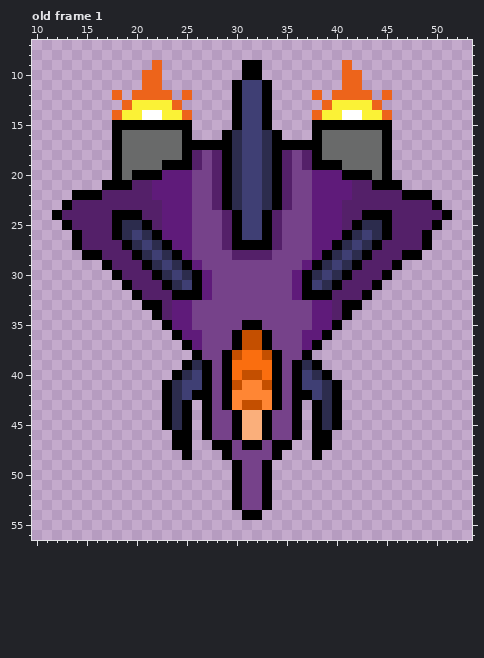
One commit to this pixel-art file: Assets/Sprites/PurpleDiagFighter.aseprite. This is how it looked before the edit.
64x64 pixels, 1 frame. Shown: old frame 1: x 10..53, y 7..56. The commit also changed other frames, which this record leaves out.
Now the later version:
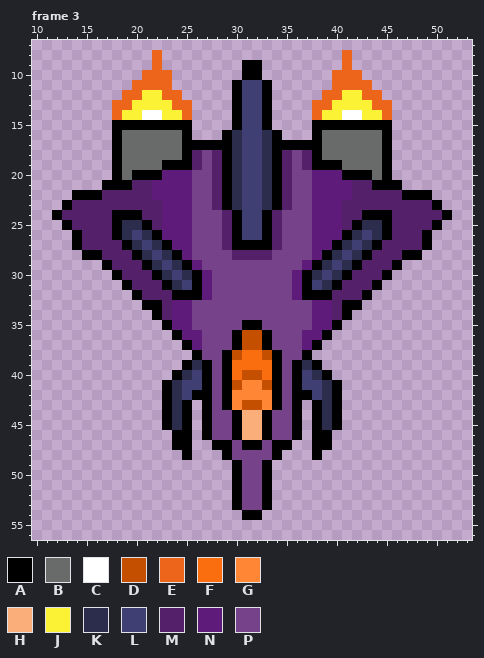
Palette (. is transparent): A #000000  B #696a6a  C #ffffff  D #c44f00  E #ed641b  F #fa6e0f  G #ff8634  H #faaf7b  J #fbf236  K #2c2c4d  L #3f3f74  M #542069  N #5f1b7a  P #76428a
A new or re-ordered frame is compared with the old frame closest to it.
Diff:
{"change": "frames 1 -> 3"}
{"where": "frame 3 is new; against old frame 1"}
{"frame":3,"y":8,"x":22,"old":".","new":"E"}
{"frame":3,"y":8,"x":41,"old":".","new":"E"}
{"frame":3,"y":10,"x":23,"old":".","new":"E"}
{"frame":3,"y":10,"x":40,"old":".","new":"E"}
{"frame":3,"y":11,"x":20,"old":".","new":"E"}
{"frame":3,"y":11,"x":23,"old":".","new":"E"}
{"frame":3,"y":11,"x":40,"old":".","new":"E"}
{"frame":3,"y":11,"x":43,"old":".","new":"E"}
{"frame":3,"y":12,"x":18,"old":"E.","new":".E"}
{"frame":3,"y":12,"x":21,"old":"EE","new":"JJ"}
{"frame":3,"y":12,"x":24,"old":".E","new":"E."}
{"frame":3,"y":12,"x":38,"old":"E.","new":".E"}
{"frame":3,"y":12,"x":41,"old":"EE","new":"JJ"}
{"frame":3,"y":12,"x":44,"old":".E","new":"E."}
{"frame":3,"y":13,"x":18,"old":".","new":"E"}
{"frame":3,"y":13,"x":25,"old":".","new":"E"}
{"frame":3,"y":13,"x":38,"old":".","new":"E"}
{"frame":3,"y":13,"x":45,"old":".","new":"E"}
{"label":"changed","picture_box":[112,50,192,110]}
{"label":"changed","picture_box":[312,50,392,110]}
